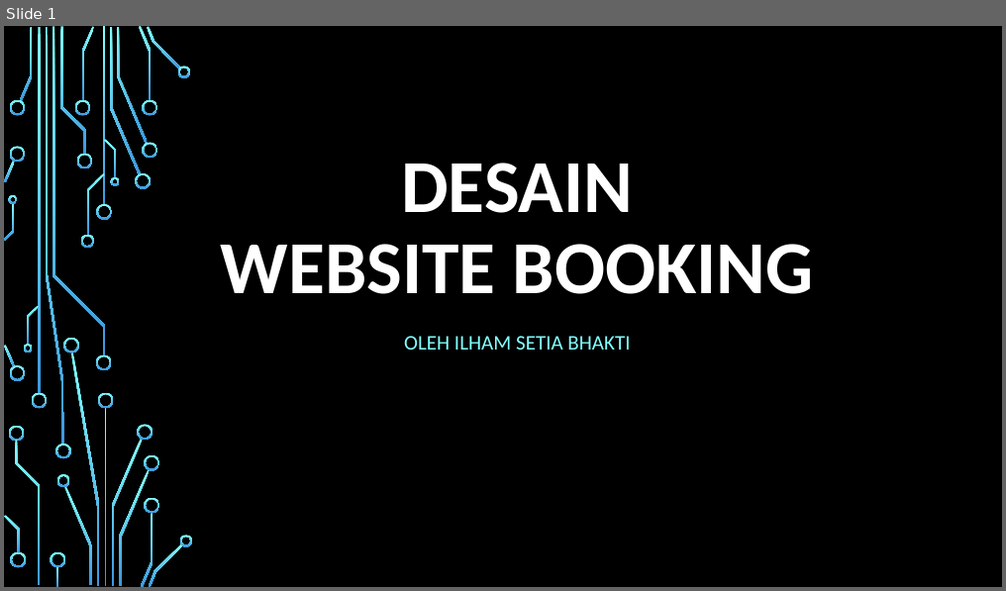
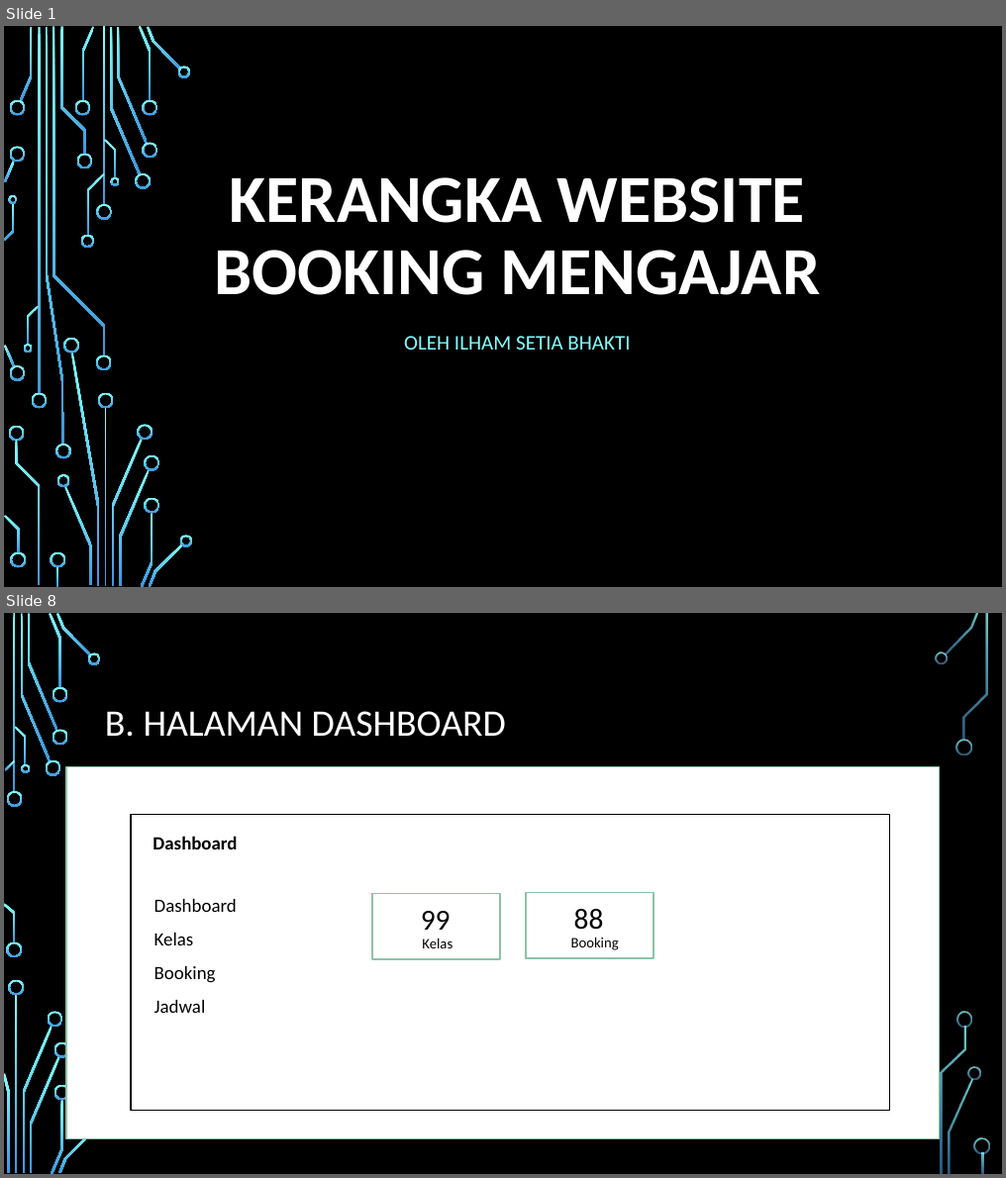
Before and after one commit to ilham513/mybooking, a slide deck: desain aplikasi my booking.pptx. Shown one above the other, each under a label of ours: slide 1 before the commit, slides 1 and 8 after it; the slides between them are not shown. The pictures are 1006x591 and 1006x1178 pixels, drawn with LibreOffice and Linux fonts; fonts in the diff are those of the drawing; background and template pictures are left out. Boxes give left, top, right and bottom in pixels: in the first picture for what was removed or moved away, otherwise in the second. Text is boxed around its words. In the diff, an @@ line names an element or a change of style, - is before the commit and + after.

```diff
--- a/desain aplikasi my booking.pptx
+++ b/desain aplikasi my booking.pptx
@@ slide 8 added at box(4, 613, 1002, 1174), background picture (left out) @@
@@ title added at box(105, 711, 506, 737), 36 pt, text #FFFFFF @@
+B. HALAMAN DASHBOARD
@@ rectangle added at box(66, 767, 939, 1140), fill #FFFFFF, outline #8AC4A7 1.25 pt @@
@@ rectangle added at box(131, 814, 890, 1110), fill #FFFFFF, outline #000000 1.25 pt @@
@@ text added at box(152, 836, 237, 850), 18 pt, text #000000, bold @@
+Dashboard
@@ text added at box(154, 899, 237, 1013), 18 pt, text #000000 @@
+Dashboard
+Kelas
+Booking
+Jadwal
@@ group added at box(372, 893, 653, 959): 4 texts, 2 rectangles @@
+99
+Kelas
+88
+Booking
@@ text added at box(472, 1023, 550, 1054), 18 pt, text #FFFFFF @@
+Login
@@ group added at box(4, 613, 990, 1174): 32 freeform shapes, 3 rectangles @@
@@ slide 1 changed as well @@
@@ title at box(214, 177, 820, 295): text changed; size 72 to 64.8 pt @@
-DESAIN
-WEBSITE BOOKING
+KERANGKA WEBSITE
+BOOKING MENGAJAR
```
Also in this commit, not shown: 1 other slide changed, 8 other slides added, 1 slide removed.
